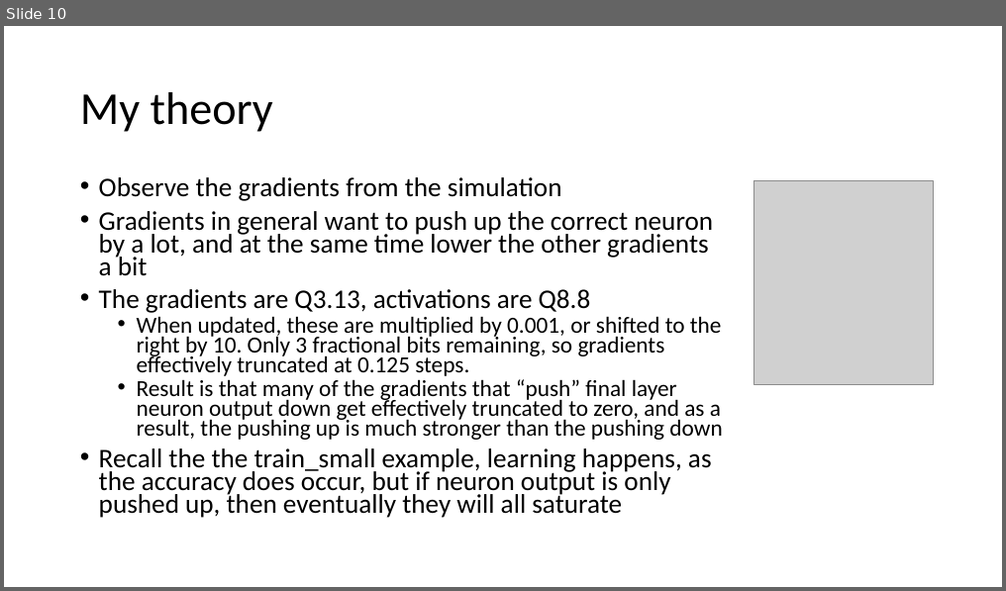
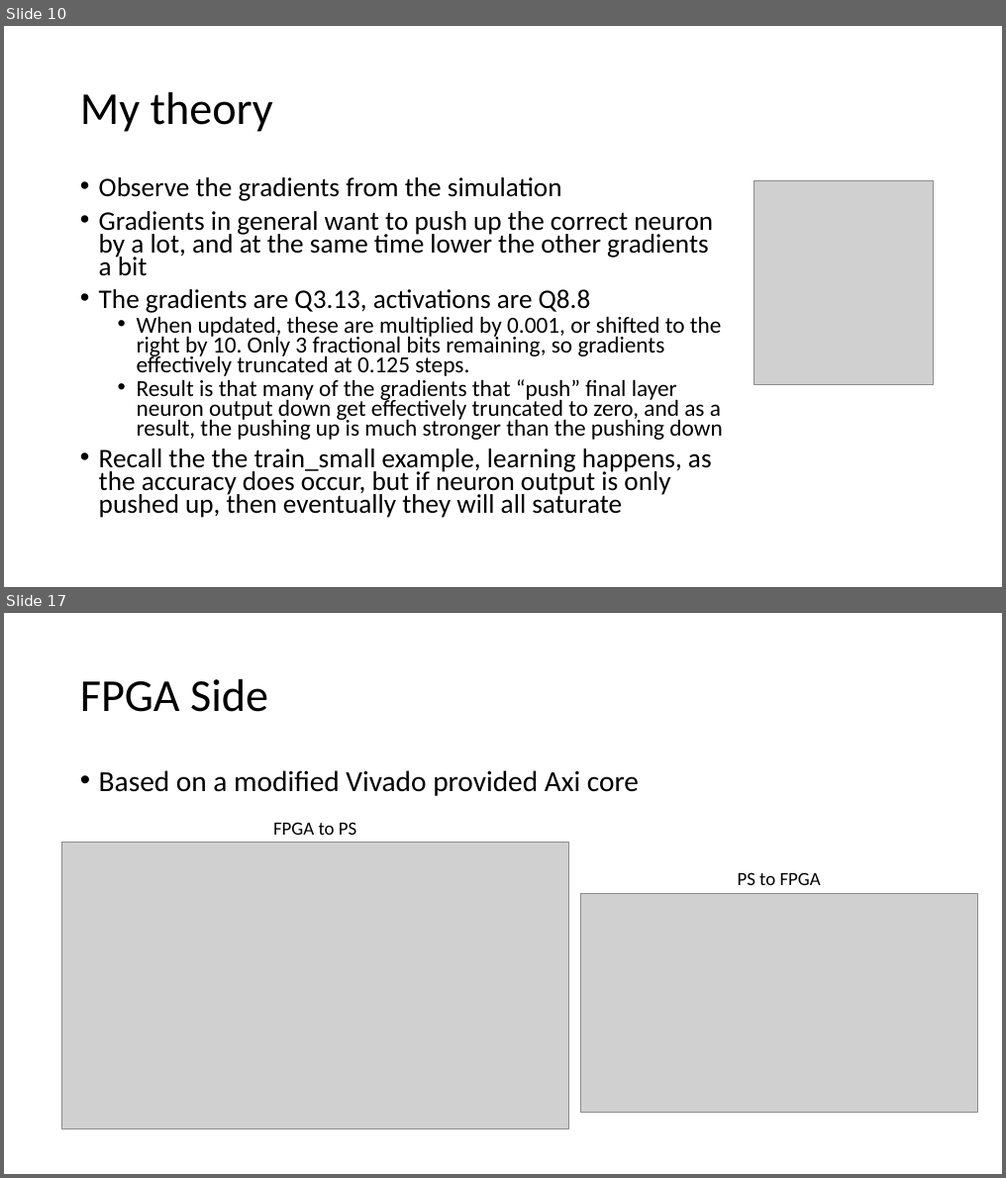
Before and after one commit to erikgroving/NeuralNetworkHardwareAccelerator, a slide deck: WeeklyPresentations/update12_06_13.pptx. Shown one above the other, each under a label of ours: slide 10 before the commit, slides 10 and 17 after it; the slides between them are not shown. The pictures are 1006x591 and 1006x1178 pixels, drawn with LibreOffice and Linux fonts; fonts in the diff are those of the drawing; grey boxes stand for pictures. Boxes give left, top, right and bottom in pixels: in the first picture for what was removed or moved away, otherwise in the second. Text is boxed around its words. In the diff, an @@ line names an element or a change of style, - is before the commit and + after.

```diff
--- a/WeeklyPresentations/update12_06_13.pptx
+++ b/WeeklyPresentations/update12_06_13.pptx
@@ slide 17 added at (4,613,1002,1174), background #FFFFFF @@
@@ title added at (80,679,268,712), 44 pt, text #000000 @@
+FPGA Side
@@ text added at (99,770,639,796), 28 pt, text #000000 @@
+• Based on a modified Vivado provided Axi core
@@ picture added at (61,842,569,1130) @@
@@ text added at (273,822,356,835), 18 pt, text #000000 @@
+FPGA to PS
@@ text added at (738,872,821,885), 18 pt, text #000000 @@
+PS to FPGA
@@ picture added at (580,894,978,1112) @@
```
Also in this commit, not shown: 5 slides changed, 9 other slides added, 2 other files.
